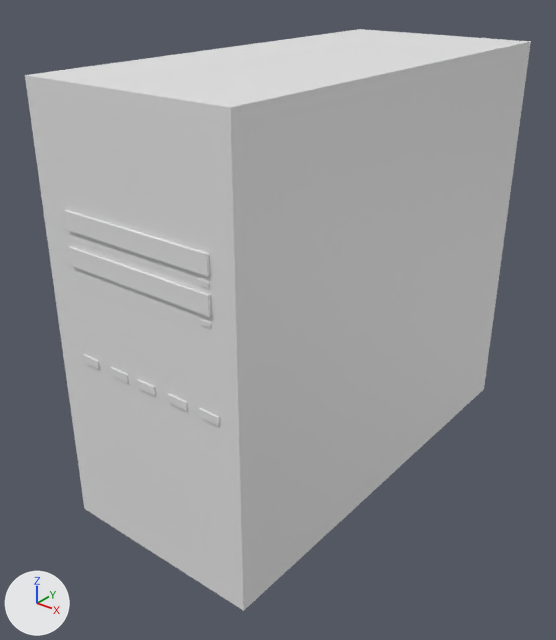
Two versions of the FBX model Assets/Models/Furnitures/PC.fbx, one commit apart.
Rendered twice from a camera (50 mm lens) standing at (13.62, 0.42, 2.22) and looking at (11.82, 2.68, 0.82). Lighting does not change. The marker at lower left points along +X, +Y and +Z. Where no turn or scale is listed for an object, it has been applied to the vertices.

The first picture shows 'PC'.
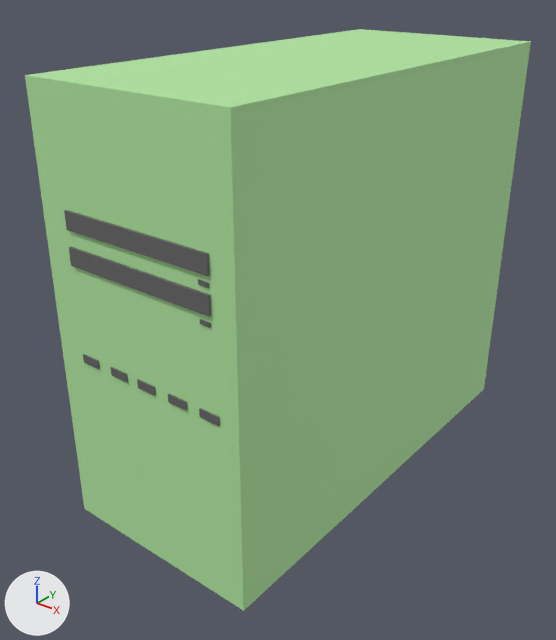
Location of each change, (x1, y1, x2, y2) in pixels of the pictures (556 x 640 px):
part 1 of me_cube_005, recoloured (grey to green): (25, 29, 531, 611) in both
part 2 of me_cube_005, recoloured: (64, 210, 220, 426) in both

What changed in the scene script:
```text
Add mat_accesable_green:
    mat_accesable_green = principled_material('Accesable green')
    mat_accesable_green.base_color = (0.446, 0.8, 0.356)  # green #b2e7a1
    mat_accesable_green.roughness = 0.69
Add mat_soft_grey:
    mat_soft_grey = principled_material('Soft grey')
    mat_soft_grey.base_color = (0.133, 0.133, 0.133)  # dark grey #666666
    mat_soft_grey.roughness = 0.69
Change me_cube_005:
    where me_cube_005.from_pydata(...)  # 120 vertices, 92 faces; spans x -0.43..0.43, y -0.96..0.95, z -0.77..0.94
    used by ob_pc; location = (11.868, 2.837, 0.919)
    me_cube_005 part 1: all 14 faces that had it switch from mat_material_004 (white #e7e7e7) to mat_accesable_green (green #b2e7a1)
    me_cube_005 part 2: all 78 faces that had it switch from mat_material_002 (white #e7e7e7) to mat_soft_grey (dark grey #666666)
```
